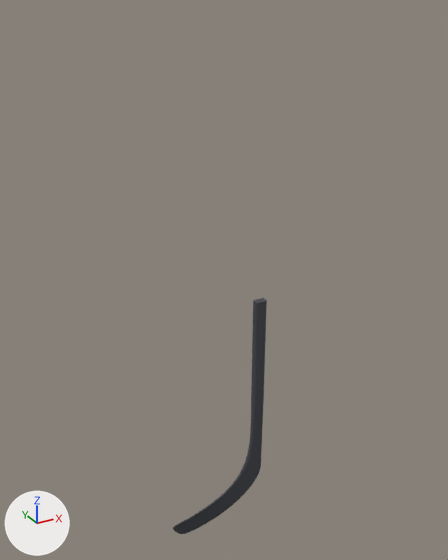
The glTF model alle_curves/P02-SBT.glb: old version first, new version second.
Both versions are drawn from a 50 mm camera at (-606.0, -1142.0, 974.0) aimed at (36.0, 25.0, 391.0). Arrows for +X, +Y and +Z are at lower left; the lights stay in place. The first picture is the older version.

The first picture shows 'geometry_0'.
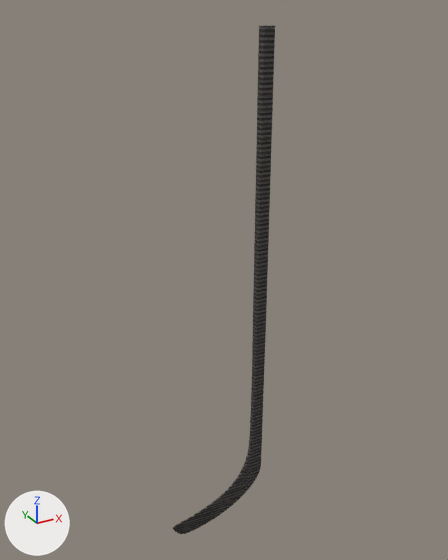
Pixel boxes [x1, y1, x2, y2] of what changed, in the pictures (448 x 560 px; the box of a moved part takes in the faces that stretch with it):
'geometry_0', reshaped (8% wider, 115% taller): before [173, 298, 267, 534]; after [173, 26, 275, 534]
part 1 of me_geometry_0, moved or reshaped: before [248, 298, 267, 455]; after [248, 26, 275, 455]

What changed in the scene script:
```text
Change me_geometry_0:
    used by ob_geometry_0; location = (0.0, 0.0, 0.0)
    remove me_geometry_0.from_pydata(...)  # 7552 vertices, 14999 faces; spans x -121.0..121.0, y -34.0..34.0, z -342.0..342.0
    add me_geometry_0.from_pydata(...)  # 7552 vertices, 14999 faces; spans x -121.0..121.0, y -34.0..34.0, z -342.0..941.0
    me_geometry_0 part 1: all 3323 vertices in x 84.0..121.0, y -34.0..-14.0, z -85.0..342.0 are scaled about their middle by (1, 1, 2.4), then moved by (0.0, 0.0, 300.0)
```
